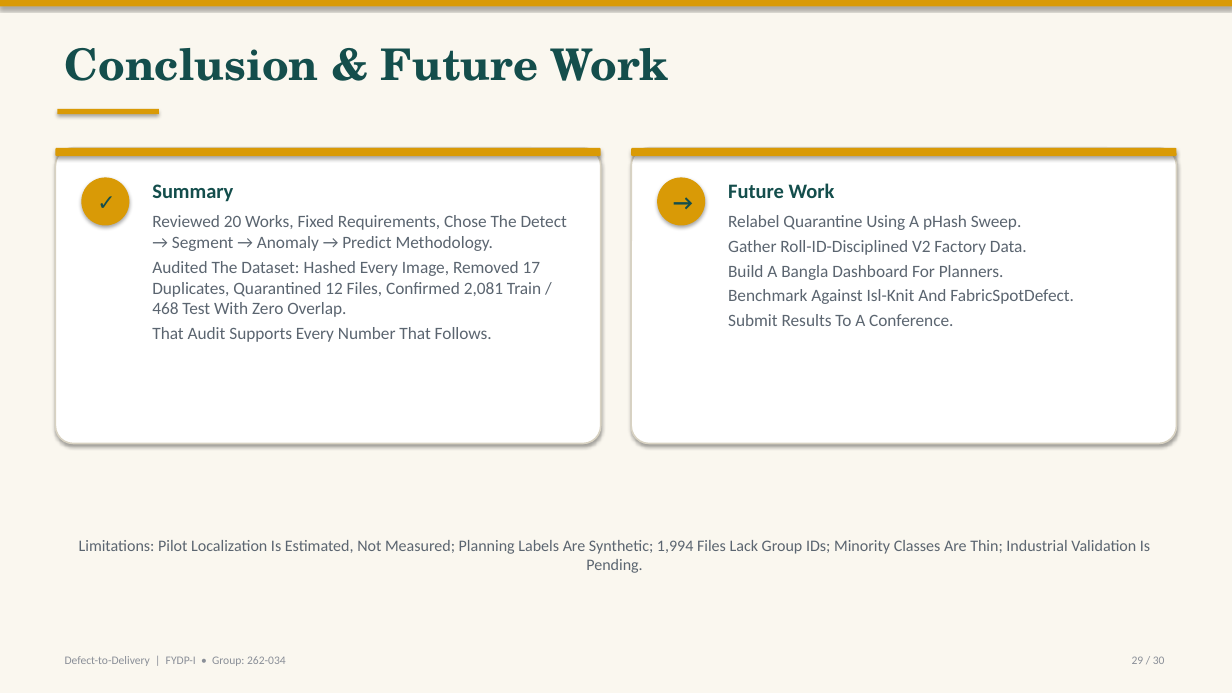
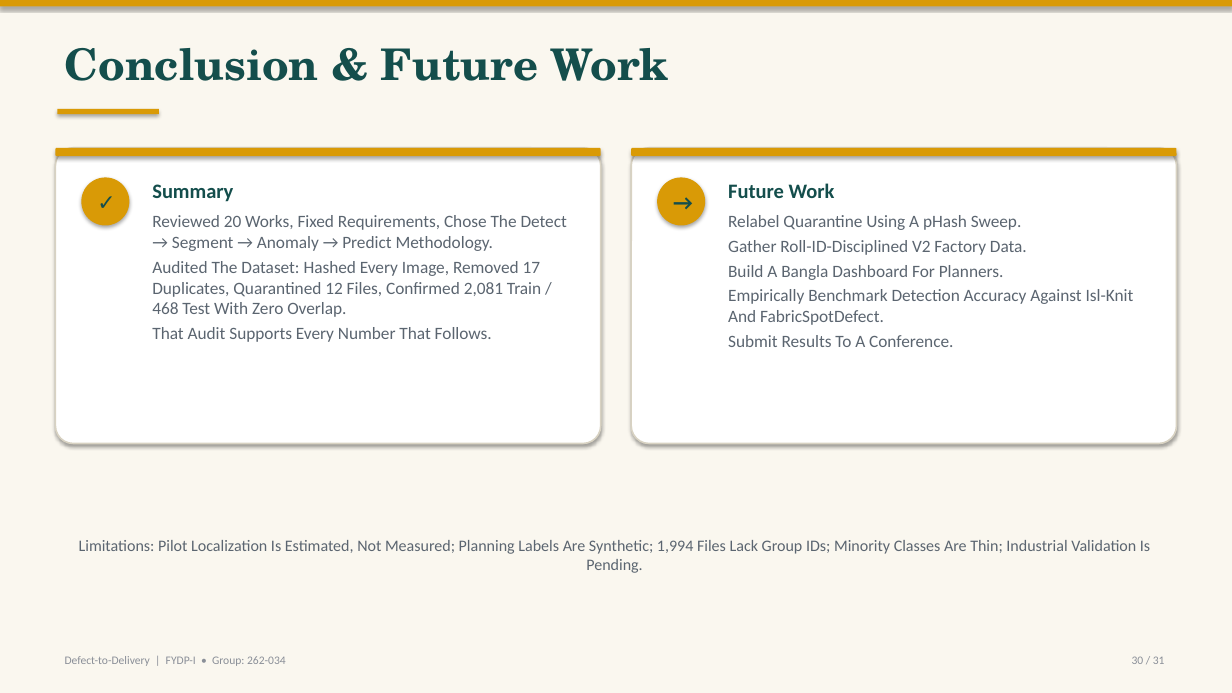
Before and after one commit to labib-ux/FYDP, a slide deck: slide 30 of slides/FYDP-I_Defect-to-Delivery.pptx (slide 29 before the commit). Drawn at 1232x693 pixels with LibreOffice and Linux fonts; fonts in the diff are those of the drawing. Boxes give left, top, right and bottom in pixels: in the first picture for what was removed or moved away, otherwise in the second. Text is boxed around its words. In the diff, an @@ line names an element or a change of style, - is before the commit and + after.

Commit message:
Align deck to report: Table 5.1 budget, Table 3.7 plan, report fig refs, CEP slide, benchmark fixes (31 slides)

```diff
--- a/slides/FYDP-I_Defect-to-Delivery.pptx
+++ b/slides/FYDP-I_Defect-to-Delivery.pptx
@@ text at (x1=728, y1=289, x2=1134, y2=325): text changed @@
-Benchmark Against Isl-Knit And FabricSpotDefect.
+Empirically Benchmark Detection Accuracy Against Isl-Knit And FabricSpotDefect.
@@ text at (x1=1132, y1=656, x2=1165, y2=664): text changed @@
-29 / 30
+30 / 31
```
Also in this commit, not shown: 29 other slides changed, 1 slide added.
